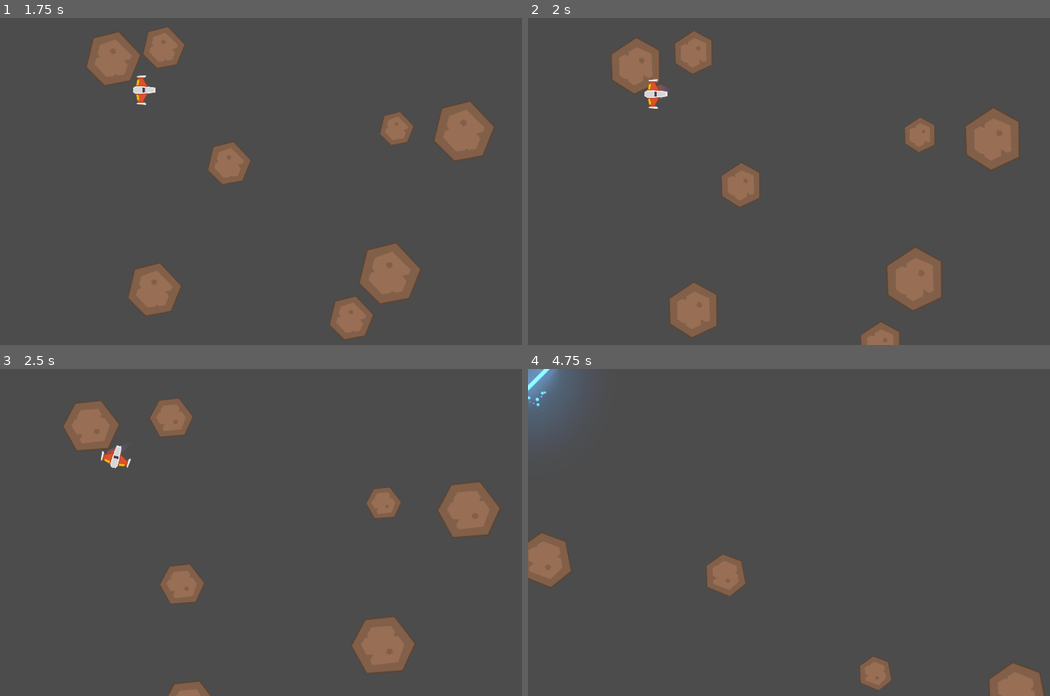
Above: before the commit, frames 1-4 (two rows, left to right).
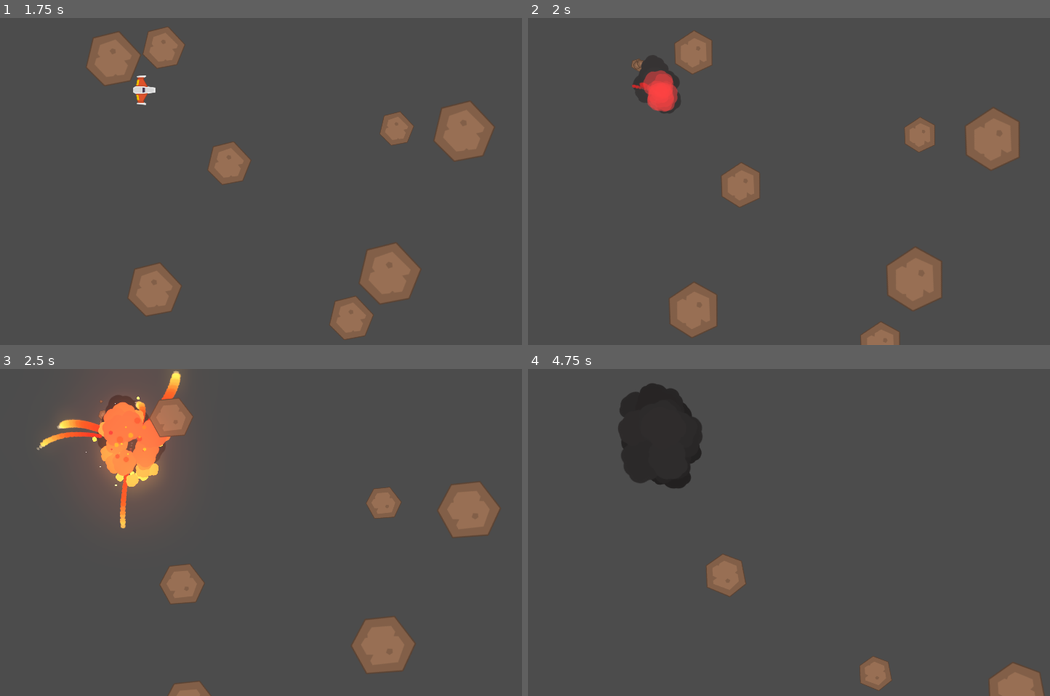
Above: after the commit, the same moments.

Repository: Elunneh/Juego-Meteo
Game: Godot game, scene res://Juego/Niveles/NivelTest.tscn
Same seed, same stepped clock (60 frames per second), same inputs: the game is played once before the commit and once after it.
Inputs (mouse positions are in pixels of both pictures, inside the frame that each line leads up to):
- Up to frame 1 (1.75 s): move the mouse to (417, 165) at 0.52 s; press the mouse at (417, 165) at 0.53 s; hold W (mover_adelante) 0.53-1.28 s; move the mouse to (172, 197) at 1.27 s; release the mouse at (172, 197) at 1.28 s; hold S (mover_atras) from 1.28 s (still down); right-click (172, 197) at 1.35 s
- Up to frame 2 (2 s): keep holding S (mover_atras)
- Up to frame 3 (2.5 s): move the mouse to (349, 460) at 2.02 s; release S (mover_atras) at 2.03 s; hold W (mover_adelante) from 2.03 s (still down); hold A (rotar_antihorario) from 2.03 s (still down)
- Up to frame 4 (4.75 s): move the mouse to (789, 597) at 2.77 s; release A (rotar_antihorario) at 2.78 s; tap D (rotar_horario) at 2.85 s; move the mouse to (992, 581) at 3.52 s; release W (mover_adelante) at 3.53 s; press the mouse at (992, 581) at 3.53 s; hold S (mover_atras) from 3.53 s (still down); move the mouse to (642, 483) at 4.27 s; release the mouse at (642, 483) at 4.28 s; right-click (642, 483) at 4.35 s

Frame 1 is identical in both runs. In frame 2, 1.8% of the frame differs, in the area x 15-30%, y 6-30%; in frame 3, 5.6%; in frame 4, 6.5%, in the area x 0-34%, y 0-67%.

Commit message:
actualizado

Diff:
--- a/Juego/Naves/Player/Player.gd
+++ b/Juego/Naves/Player/Player.gd
@@ -145,3 +145,9 @@
 func _on_AnimationPlayer_animation_finished(anim_name: String)-> void:
 	if anim_name == "Spawn":
 		controlador_estados(ESTADO.VIVO)
+
+
+func _on_body_entered(body):
+	if body is Meteoritos:
+		body.destruir()
+		destruir()
--- a/Juego/Naves/Player/Player.tscn
+++ b/Juego/Naves/Player/Player.tscn
@@ -50,6 +50,8 @@
 z_as_relative = false
 physics_material_override = ExtResource( 2 )
 gravity_scale = 0.0
+contacts_reported = 2
+contact_monitor = true
 can_sleep = false
 linear_damp = 1.0
 angular_damp = 4.0
@@ -102,6 +104,7 @@
 bus = "SFX"
 
 [node name="Escudo" parent="." instance=ExtResource( 9 )]
+[connection signal="body_entered" from="." to="." method="_on_body_entered"]
 [connection signal="animation_finished" from="AnimationPlayer" to="." method="_on_AnimationPlayer_animation_finished"]
 
 [editable path="Canion"]
